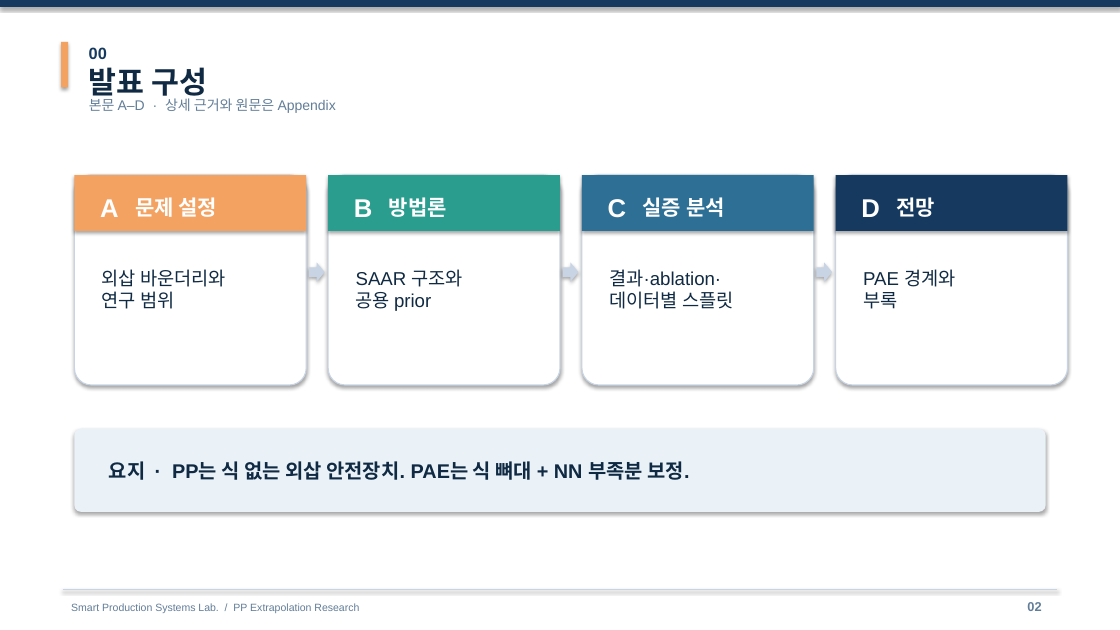
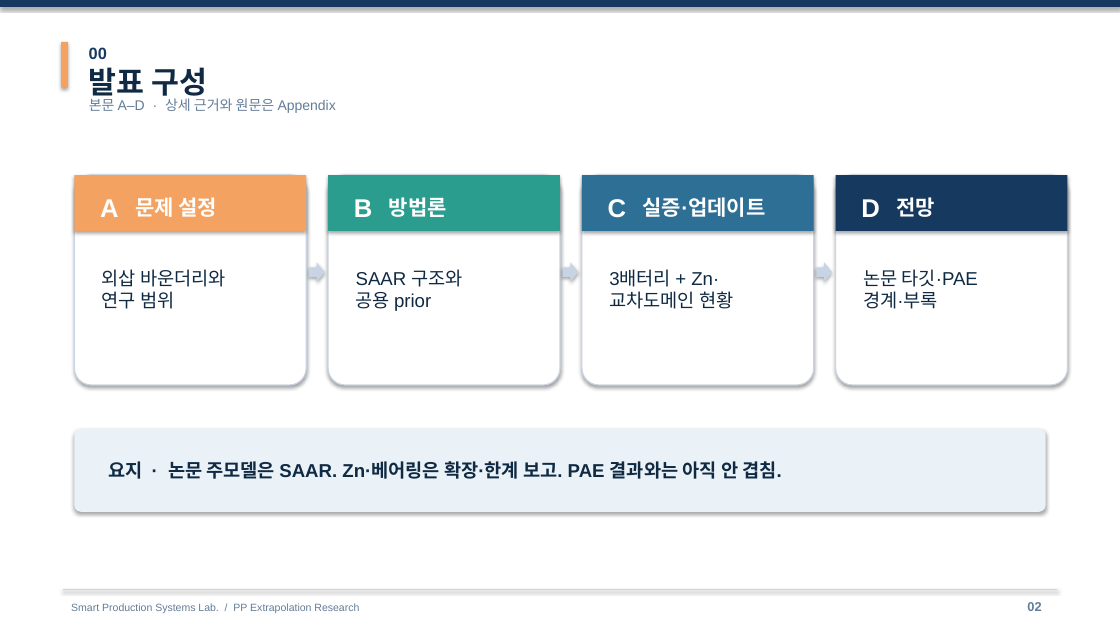
Before and after one commit to amumujs-create/pp-extrapolation, a slide deck: slide 2 of slides/pp_research/PP_Research_Detailed_v2.pptx. Drawn at 1120x630 pixels with LibreOffice and Linux fonts; fonts in the diff are those of the drawing. Boxes give left, top, right and bottom in pixels: in the first picture for what was removed or moved away, otherwise in the second. Text is boxed around its words. In the diff, an @@ line names an element or a change of style, - is before the commit and + after.

```diff
--- a/slides/pp_research/PP_Research_Detailed_v2.pptx
+++ b/slides/pp_research/PP_Research_Detailed_v2.pptx
@@ text at (x1=643, y1=197, x2=766, y2=217): text changed @@
-실증 분석
+실증·업데이트
@@ text at (x1=863, y1=269, x2=978, y2=309): text changed @@
-PAE 경계와
-부록
+논문 타깃·PAE
+경계·부록
@@ text at (x1=609, y1=270, x2=733, y2=309): text changed @@
-결과·ablation·
-데이터별 스플릿
+3배터리 + Zn·
+교차도메인 현황
@@ text at (x1=109, y1=461, x2=781, y2=479): text changed; size 17 to 16 pt @@
-요지 · PP는 식 없는 외삽 안전장치. PAE는 식 뼈대 + NN 부족분 보정.
+요지 · 논문 주모델은 SAAR. Zn·베어링은 확장·한계 보고. PAE 결과와는 아직 안 겹침.
```
Also in this commit, not shown: 45 other slides changed, 5 slides added, 2 other files.
